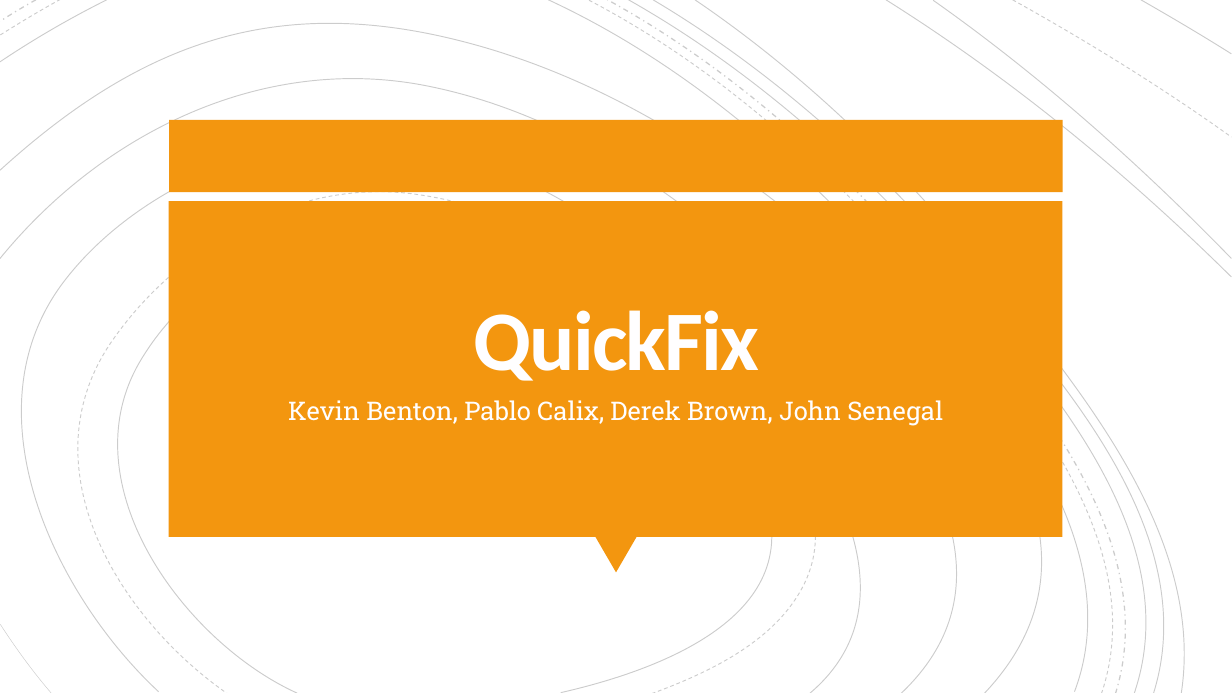
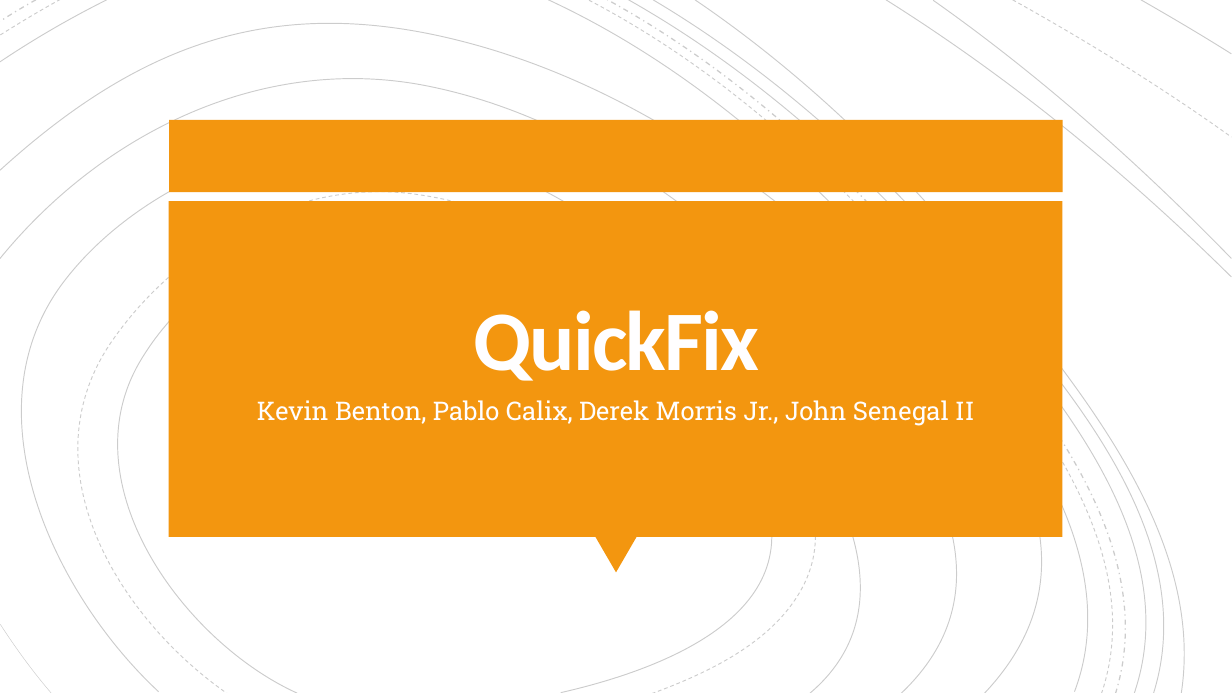
Before and after one commit to airavata-courses/quickfix, a slide deck: slide 1 of Presentation2.pptx. Drawn at 1232x693 pixels with LibreOffice and Linux fonts; fonts in the diff are those of the drawing. Boxes give left, top, right and bottom in pixels: in the first picture for what was removed or moved away, otherwise in the second. Text is boxed around its words. In the diff, an @@ line names an element or a change of style, - is before the commit and + after.

```diff
--- a/Presentation2.pptx
+++ b/Presentation2.pptx
@@ subtitle at (x1=257, y1=400, x2=974, y2=426): text changed @@
-Kevin Benton, Pablo Calix, Derek Brown, John Senegal
+Kevin Benton, Pablo Calix, Derek Morris Jr., John Senegal II
```
